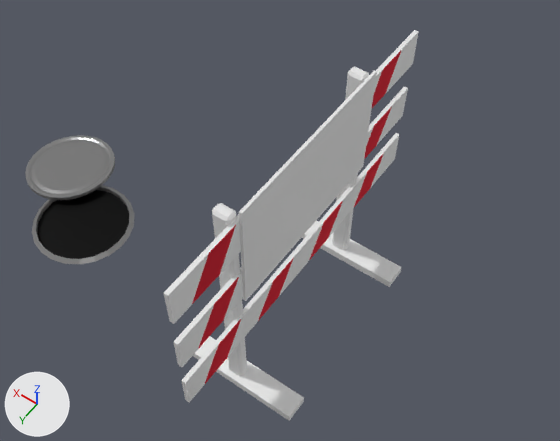
Before and after pictures for a commit that changed the Blender file Assets/Meshes/Cars/StaticObstacle/roadworks2.blend.
Both versions are drawn from a 50 mm camera at (-1.25, 1.87, 3.64) aimed at (0.33, -0.34, 0.17). The axes (+X, +Y, +Z) are drawn at lower left. The lights are the same throughout.

The first picture shows 'Cylinder', 'Cylinder.001', 'FrontColor', 'Leg', 'RoadCLosed'.
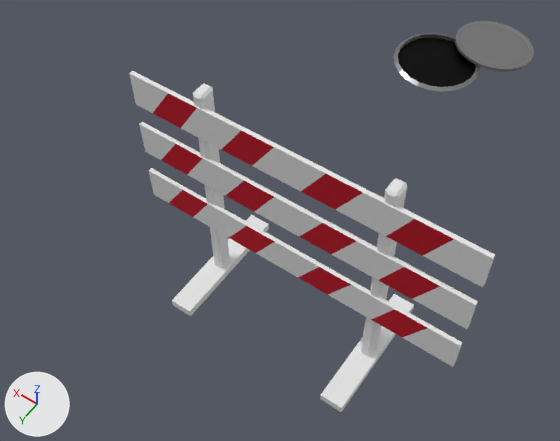
Commit message: New roadWorks added

Boxes [x1, y1, x2, y2] around the edits, measured in the pictures (560 x 441 px):
'RoadCLosed', reshaped, turned: before [164, 30, 419, 403]; after [149, 168, 462, 367]
'Leg', turned: before [193, 66, 402, 421]; after [172, 84, 414, 412]
'Cylinder', moved, turned: before [25, 135, 134, 264]; after [393, 21, 534, 92]
'RoadCLosed.002', added: after [129, 71, 495, 287]
'Cylinder.001', moved, turned: before [37, 190, 129, 259]; after [398, 38, 476, 87]
'RoadCLosed.001', added: after [139, 122, 478, 329]
'FrontColor', reshaped, turned: before [192, 51, 401, 385]; after [169, 190, 427, 337]
'FrontColor.002', added (red): after [153, 93, 454, 256]
'FrontColor.001', added (red): after [161, 144, 440, 299]
part 1 of me_plane_004, deleted: before [164, 30, 419, 324]
part 2 of me_plane_004, deleted: before [174, 86, 408, 367]
part 3 of me_plane_004, deleted: before [239, 71, 377, 301]
part 4 of me_plane_002, deleted (red): before [192, 225, 236, 304]
part 5 of me_plane_002, deleted (red): before [198, 277, 239, 349]
part 6 of me_plane_002, deleted (red): before [372, 51, 401, 108]
part 7 of me_plane_002, deleted: before [364, 108, 391, 159]

What the commit changed:
Material 'T_Redlight.002' (mat_t_redlight_002) is new.
Its base color is (1.0, 0.0353, 0.0627) (red #ff3547).
Its metallic is 1.0.
Its roughness is 0.859.
Its specular ior level is 0.0.
Material 'T_Redlight.001' (mat_t_redlight_001) is new.
Its base color is (1.0, 0.0353, 0.0627) (red #ff3547).
Its metallic is 1.0.
Its roughness is 0.859.
Its specular ior level is 0.0.
me_plane_004 has 82 vertices, 41 faces and spans x -0.07..-0.03, y -0.93..0.88, z 0.39..1.33.
me_plane_004 is used by ob_roadclosed; location (0.0, 0.0, 0.014).
me_plane_004 part 1: the loose piece of 24 vertices spanning x -0.06..-0.04, y -0.93..0.88, z 1.08..1.28 is deleted.
me_plane_004 part 2: the loose piece of 24 vertices spanning x -0.05..-0.03, y -0.93..0.88, z 0.73..0.92 is deleted.
me_plane_004 part 3: the loose piece of 10 vertices spanning x -0.07..-0.05, y -0.51..0.47, z 0.71..1.33 is deleted.
me_plane_002 has 32 vertices, 8 faces and spans x -0.06..-0.05, y -0.77..0.78, z 0.39..1.28.
me_plane_002 is used by ob_frontcolor; location (0.0, 0.0, 0.014).
me_plane_002 part 4: the loose piece of 4 vertices spanning x -0.06, y 0.49..0.78, z 1.08..1.28 is deleted.
me_plane_002 part 5: the loose piece of 4 vertices spanning x -0.05, y 0.49..0.78, z 0.73..0.92 is deleted.
me_plane_002 part 6: the loose piece of 4 vertices spanning x -0.06, y -0.77..-0.49, z 1.08..1.28 is deleted.
me_plane_002 part 7: the loose piece of 4 vertices spanning x -0.05, y -0.77..-0.49, z 0.73..0.92 is deleted.
Mesh me_plane_007 is new.
It has 16 vertices, 4 faces and spans x -0.05, y -0.77..0.78, z 0.39..0.58.
It uses material mat_t_redlight_002 (red #ff3547).
Mesh me_plane_006 is new.
It has 24 vertices, 10 faces and spans x -0.05..-0.03, y -0.93..0.88, z 0.39..0.58.
Mesh me_plane_005 is new.
It has 16 vertices, 4 faces and spans x -0.05, y -0.77..0.78, z 0.39..0.58.
It uses material mat_t_redlight_001 (red #ff3547).
Object 'RoadCLosed' (ob_roadclosed) turns from (0, 0, 0) to (-0.4, -0.1, -90) degrees about x, y and z.
Object 'Leg' (ob_leg) turns from (0, 0, 0) to (-0.4, -0.1, -90) degrees about x, y and z.
Object 'FrontColor' (ob_frontcolor) turns from (0, 0, 0) to (-0.4, -0.1, -90) degrees about x, y and z.
Object 'Cylinder' (ob_cylinder) moves from (0.0, 0.0, 0.0) to (0.0, -0.864, 0.039).
Object 'Cylinder' (ob_cylinder) turns from (0, 0, 0) to (1.6, -0.1, -88) degrees about x, y and z.
Object 'Cylinder.001' (ob_cylinder_001) moves from (0.0, 0.0, 0.0) to (0.0, -0.864, 0.039).
Object 'Cylinder.001' (ob_cylinder_001) turns from (0, 0, 0) to (1.6, -0.1, -88) degrees about x, y and z.
Object 'FrontColor.002' (ob_frontcolor_002) is new; it shows me_plane_007.
Its location is (0.0, 0.0, 0.679).
Its rotation in degrees is (-0.4, -0.1, -90).
Object 'RoadCLosed.002' (ob_roadclosed_002) is new; it shows me_plane_006.
Its location is (0.0, 0.0, 0.679).
Its rotation in degrees is (-0.4, -0.1, -90).
Object 'FrontColor.001' (ob_frontcolor_001) is new; it shows me_plane_005.
Its location is (0.0, 0.0, 0.353).
Its rotation in degrees is (-0.4, -0.1, -90).
Object 'RoadCLosed.001' (ob_roadclosed_001) is new; it shows a copy of me_plane_006.
Its location is (0.0, 0.0, 0.353).
Its rotation in degrees is (-0.4, -0.1, -90).
